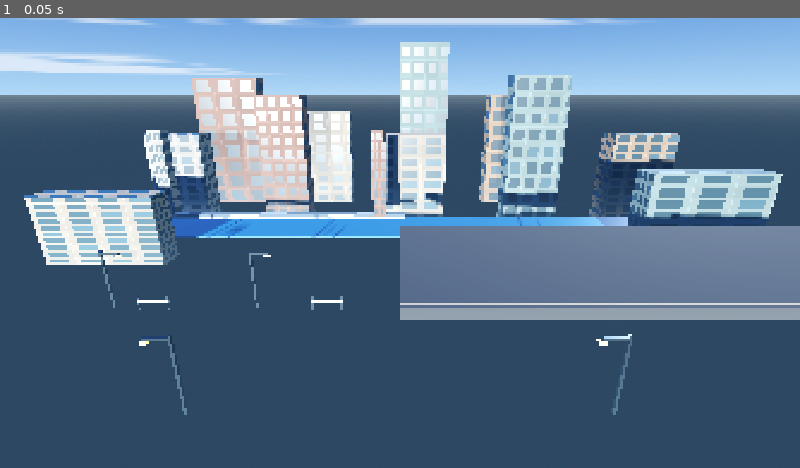
Above: before the commit, frame 1.
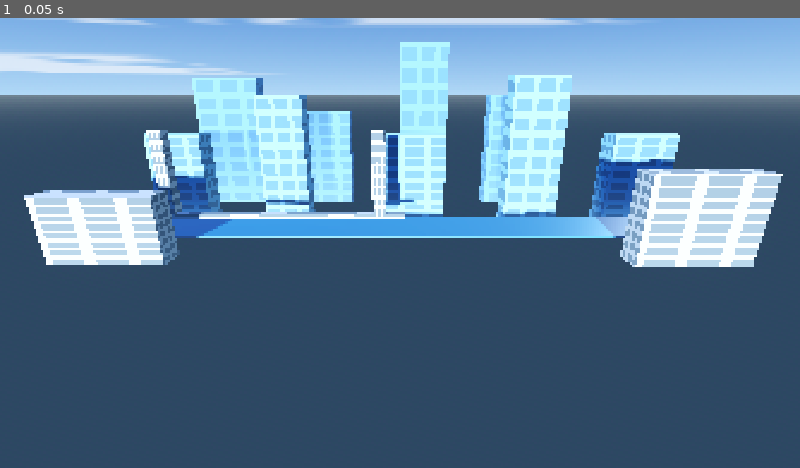
Above: after the commit, the same moment.

Repository: nnamdinwali/shadow-killer
Game: Godot game, scene res://node_3d.tscn
Two runs of this game, one before a commit and one after it. Both use one fixed random seed, a clock stepped at 60 frames per second and the inputs below.
Inputs:
- Up to frame 1 (0.05 s): no input

The runs differ from the first frame. In frame 1, 27% of the frame differs, in the area x 3-100%, y 5-89%.
Error after the commit: Parse Error: Used space character for indentation instead of tab as used before in the file. (res://city_polish.gd:202)

Commit message:
Build a warm brick-edged rooftop and layered distant skyline

Diff:
--- a/city_polish.gd
+++ b/city_polish.gd
@@ -13,6 +13,7 @@
 var rooftop_edge := StandardMaterial3D.new()
 var void_material := StandardMaterial3D.new()
 var facade_shader := Shader.new()
+var brick_shader := Shader.new()
 var facade_materials: Array[ShaderMaterial] = []
 var generated_root: Node3D
 
@@ -28,8 +29,10 @@
 			child.free()
 	_setup_materials()
 	_apply_facade_textures()
-	# The street-level slabs were masking the playable rooftop route.
-	# Keep the skyline as background, but build only the elevated traversal path.
+	_build_distant_skyline()
+	_build_background_hills()
+	_build_water_glints()
+	# Keep the skyline as background and the elevated rooftops as the play lane.
 	_build_traversal_route()
 	_build_street_furniture()
 	_build_fall_zone()
@@ -59,14 +62,39 @@
 	lamp_glow.emission = Color("ff9d32")
 	lamp_glow.emission_energy_multiplier = 2.4
 
-	rooftop.albedo_color = Color("393b3d")
-	rooftop.roughness = 0.88
-	rooftop_edge.albedo_color = Color("b9a47d")
-	rooftop_edge.roughness = 0.72
+	rooftop.albedo_color = Color("c8b68f")
+	rooftop.roughness = 0.94
+	rooftop_edge.albedo_color = Color("59483d")
+	rooftop_edge.roughness = 0.9
 
 	void_material.albedo_color = Color("0b1420")
 	void_material.roughness = 1.0
 
+	brick_shader.code = """
+shader_type spatial;
+render_mode diffuse_burley, cull_back;
+
+uniform vec4 brick_color : source_color = vec4(0.56, 0.29, 0.20, 1.0);
+uniform vec4 mortar_color : source_color = vec4(0.78, 0.70, 0.59, 1.0);
+uniform vec2 tile_count = vec2(32.0, 3.0);
+
+float hash21(vec2 p) {
+    p = fract(p * vec2(123.34, 456.21));
+    p += dot(p, p + 45.32);
+    return fract(p.x * p.y);
+}
+
+void fragment() {
+    vec2 cell = UV * tile_count;
+    cell.x += mod(floor(cell.y), 2.0) * 0.5;
+    vec2 local = fract(cell);
+    vec2 tile = floor(cell);
+    float brick = step(0.035, local.x) * step(local.x, 0.965) * step(0.08, local.y) * step(local.y, 0.92);
+    float variation = 0.88 + hash21(tile) * 0.14;
+    ALBEDO = mix(mortar_color.rgb, brick_color.rgb * variation, brick);
+    ROUGHNESS = 0.95;
+}
+"""
 	facade_shader.code = """
 shader_type spatial;
 render_mode diffuse_burley, cull_back;
@@ -169,6 +197,74 @@
 		for z in [-0.8, 0.1, 1.0, 1.9, 2.8, 3.7, 4.6]:
 			_box("Crosswalk_%s_%s" % [x, z], Vector3(x, 0.245, z), Vector3(0.55, 0.035, 0.52), curb)
 
+func _build_distant_skyline() -> void:
+    # A pale, hand-built tower layer creates the faded city depth in the reference.
+    var towers := [
+        Vector3(-56.0, 9.0, 5.0), Vector3(-48.0, 15.0, 4.0),
+        Vector3(-40.0, 11.0, 6.0), Vector3(-32.0, 18.0, 5.0),
+        Vector3(-24.0, 12.0, 4.0), Vector3(-16.0, 16.0, 5.0),
+        Vector3(-8.0, 10.0, 4.0), Vector3(1.0, 14.0, 5.0),
+        Vector3(10.0, 20.0, 5.0), Vector3(19.0, 12.0, 4.0),
+        Vector3(28.0, 17.0, 5.0), Vector3(37.0, 10.0, 4.0),
+        Vector3(46.0, 15.0, 5.0), Vector3(55.0, 9.0, 5.0)
+    ]
+    for i in towers.size():
+        var item: Vector3 = towers[i]
+        var height := item.y
+        var tower := _mesh_box("HazySkylineTower_%02d" % i, Vector3(item.x, height * 0.5, -42.0), Vector3(item.z, height, 2.4), _distant_facade_material(i))
+        generated_root.add_child(tower)
+
+func _distant_facade_material(index: int) -> ShaderMaterial:
+    var palette := [
+        [Color("d9e5e5"), Color("9dbdca")],
+        [Color("e4dcd5"), Color("b3cbd4")],
+        [Color("d0e0e4"), Color("9bbac7")],
+        [Color("e7e1d5"), Color("b8cbd3")],
+        [Color("d4e0dc"), Color("a4c0ca")]
+    ]
+    var material := ShaderMaterial.new()
+    material.shader = facade_shader
+    var colors = palette[index % palette.size()]
+    material.set_shader_parameter("base_color", colors[0])
+    material.set_shader_parameter("window_color", colors[1])
+    material.set_shader_parameter("detail_scale", 0.72)
+    return material
+
+func _build_background_hills() -> void:
+    # Low-poly muted hills sit between the water and the distant towers.
+    var hills := [
+        Vector3(-48.0, 18.0, 4.2), Vector3(-25.0, 21.0, 5.0),
+        Vector3(-1.0, 19.0, 4.6), Vector3(23.0, 22.0, 5.2),
+        Vector3(48.0, 18.0, 4.0)
+    ]
+    var colors := [Color("b7a574"), Color("9da16f"), Color("8e9b72"), Color("b7a06e")]
+    for i in hills.size():
+        var item: Vector3 = hills[i]
+        var hill_mesh := SphereMesh.new()
+        hill_mesh.radial_segments = 12
+        hill_mesh.rings = 6
+        var hill := MeshInstance3D.new()
+        hill.name = "DistantHill_%02d" % i
+        hill.mesh = hill_mesh
+        hill.position = Vector3(item.x, 0.8, -30.0)
+        hill.scale = Vector3(item.y, item.z, 1.4)
+        var material := StandardMaterial3D.new()
+        material.shading_mode = BaseMaterial3D.SHADING_MODE_UNSHADED
+        material.albedo_color = colors[i % colors.size()]
+        hill.material_override = material
+        generated_root.add_child(hill)
+
+func _build_water_glints() -> void:
+    # Short pale strips read as hand-placed reflections, not a generated texture.
+    var glint := StandardMaterial3D.new()
+    glint.shading_mode = BaseMaterial3D.SHADING_MODE_UNSHADED
+    glint.albedo_color = Color("b9e7ee")
+    for i in range(18):
+        var x := -34.0 + float((i * 19) % 68)
+        var z := -20.8 + float(i % 4) * 1.35
+        var length := 1.8 + float(i % 4) * 0.9
+        _box("RiverGlint_%02d" % i, Vector3(x, 4.27, z), Vector3(length, 0.018, 0.08), glint)
+
 func _build_traversal_route() -> void:
 	# 2.5D side-scrolling route in the foreground play lane.
 	# Rooftops are intentionally 1000-2500 world units long so running is the
@@ -198,11 +294,17 @@
 	_box_with_material("RooftopBuilding_%02d" % index, building_center, building_size, building_material)
 	_box_with_material("RooftopBuildingCap_%02d" % index, Vector3(center.x, center.y - 0.40, center.z), Vector3(size.x * 0.96, 0.16, size.z * 0.92), rooftop_edge)
 	_solid_box("TraversalRoof_%02d" % index, center, size, rooftop)
+	var fascia_material := _brick_material_for_width(size.x, size.y)
+	var brick_fascia := _mesh_box("RooftopBrickFascia_%02d" % index, Vector3(center.x, center.y, center.z + size.z * 0.5 + 0.045), Vector3(size.x, size.y, 0.08), fascia_material)
+	generated_root.add_child(brick_fascia)
 	_box("TraversalRoofEdge_%02d" % index, center + Vector3(0.0, size.y * 0.52, size.z * 0.48), Vector3(size.x, 0.12, 0.14), rooftop_edge)
 	_box("TraversalRoofTrim_%02d" % index, center + Vector3(-size.x * 0.48, size.y * 0.52, 0.0), Vector3(0.14, 0.12, size.z), rooftop_edge)
 	# Small rooftop service blocks make the platforms feel occupied and give
 	# the player readable cover/obstacles.
-	_box("RooftopUnit_%02d" % index, center + Vector3(size.x * 0.18, size.y * 0.85, -0.25), Vector3(1.0, 0.55, 0.8), metal)
+	for prop_index in range(3):
+		var prop_x := center.x - size.x * 0.5 + 8.0 + float(prop_index) * 18.0
+		var prop_position := Vector3(prop_x, center.y + size.y * 0.85, center.z - 0.25)
+		_box("RooftopUnit_%02d_%02d" % [index, prop_index], prop_position, Vector3(1.4, 0.55, 1.0), metal)
 
 func _facade_material(index: int) -> ShaderMaterial:
 	var colors: Array = [
@@ -219,6 +321,12 @@
 	material.set_shader_parameter("detail_scale", 0.95 + float(index % 3) * 0.15)
 	return material
 
+func _brick_material_for_width(width: float, height: float) -> ShaderMaterial:
+	var material := ShaderMaterial.new()
+	material.shader = brick_shader
+	material.set_shader_parameter("tile_count", Vector2(max(width / 0.55, 1.0), max(height / 0.20, 1.0)))
+	return material
+
 func _build_swing_anchor(index: int, position: Vector3) -> void:
 	var anchor := Marker3D.new()
 	anchor.name = "SwingAnchor_%02d" % index
